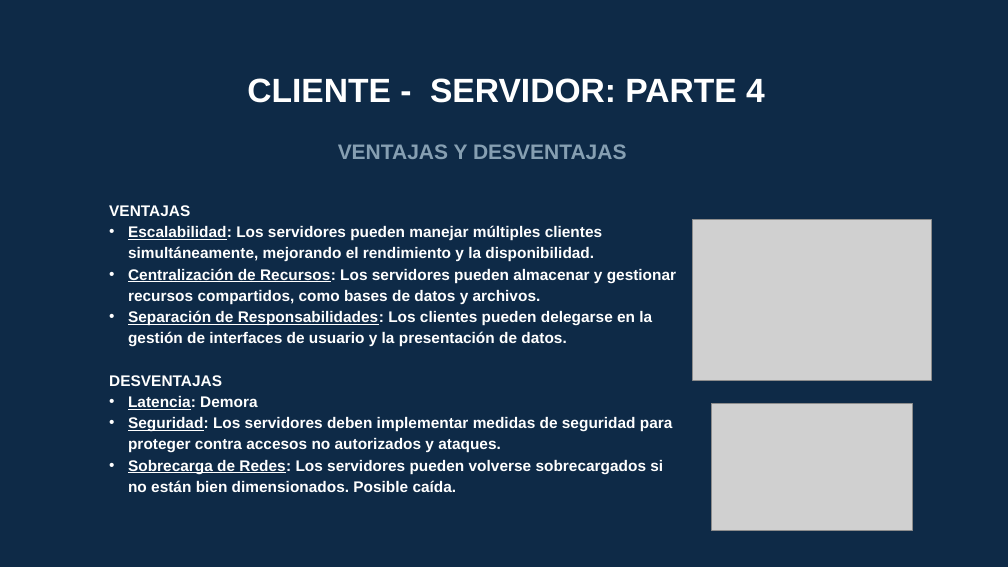
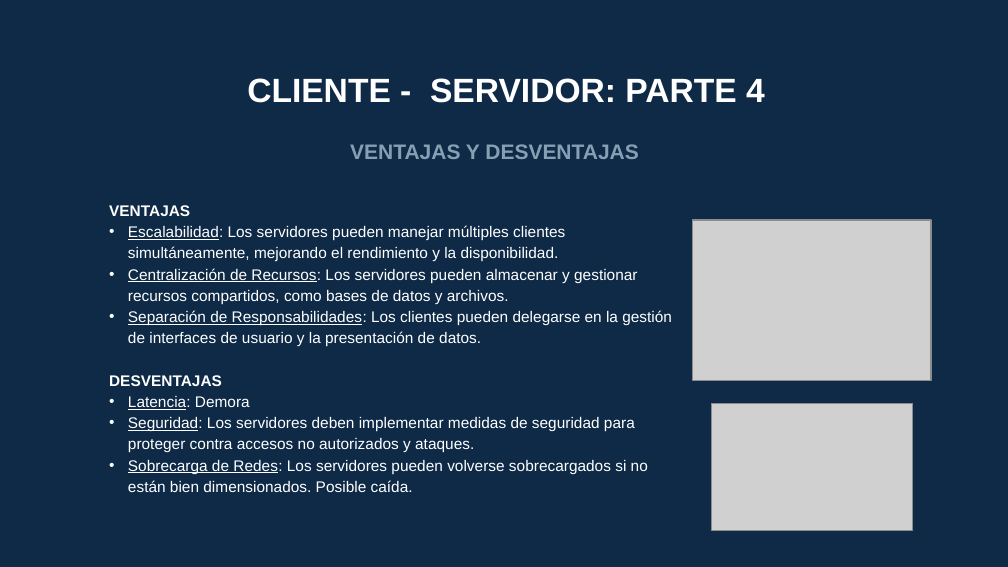
Before and after one commit to marianomorel/maestria-repo, a slide deck: slide 10 of Concurso - TIA - Regular/INFOGRAFIA - CONCURSO - MARIANO MOREL.pptx. Drawn at 1008x567 pixels with LibreOffice and Linux fonts; fonts in the diff are those of the drawing; grey boxes stand for pictures. Boxes give left, top, right and bottom in pixels: in the first picture for what was removed or moved away, otherwise in the second. Text is boxed around its words. In the diff, an @@ line names an element or a change of style, - is before the commit and + after.

```diff
--- a/Concurso - TIA - Regular/INFOGRAFIA - CONCURSO - MARIANO MOREL.pptx
+++ b/Concurso - TIA - Regular/INFOGRAFIA - CONCURSO - MARIANO MOREL.pptx
@@ text "VENTAJAS Y DESVENTAJAS": place and size @@
-text "VENTAJAS Y DESVENTAJAS" at bbox=[338, 144, 627, 159]
+text "VENTAJAS Y DESVENTAJAS" at bbox=[350, 144, 639, 159]
@@ text "VENTAJAS Y DESVENTAJAS" at bbox=[350, 144, 639, 159]: indent changed @@
@@ text at bbox=[128, 225, 672, 492]: bold off @@
```
Also in this commit, not shown: 37 other slides changed, 6 slides added, 7 other files.
